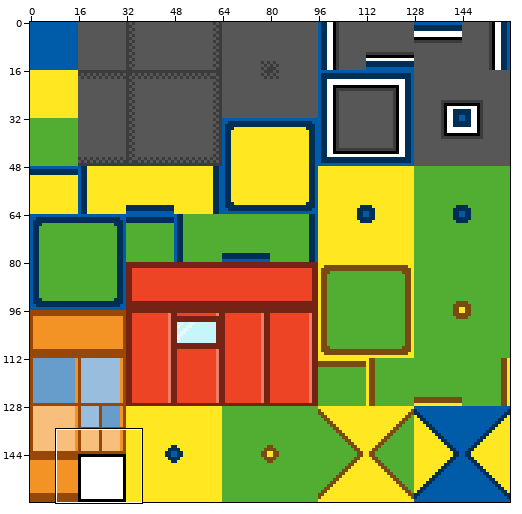
File history of a sprite sheet, island.png. The first picture is a wide view before the edit; the outline marks the close-up.
Close-up. Old version:
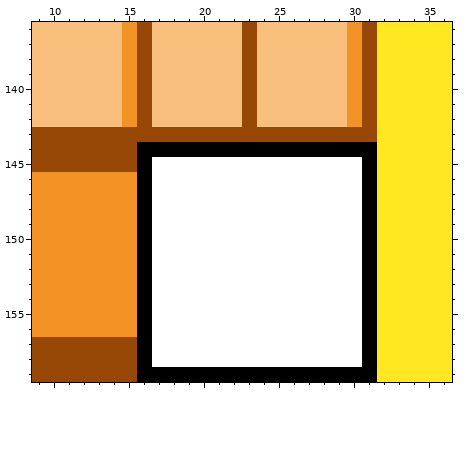
The file is 160x160 pixels. Shown: x 9..36, y 136..159.
Now the later version:
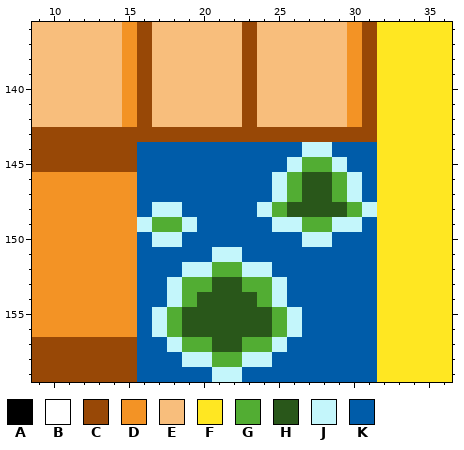
Palette (. is transparent): A #000000  B #ffffff  C #984806  D #f39325  E #f8be7c  F #ffe722  G #52ad33  H #29571a  J #c4f6fb  K #005ca9
What changed:
y 144: x 16..31 AAAAAAAAAAAAAAAA -> KKKKKKKKKKKJJKKK
y 145: x 16..31 ABBBBBBBBBBBBBBA -> KKKKKKKKKKJGGJKK
y 146..147: x 16..31 ABBBBBBBBBBBBBBA -> KKKKKKKKKJGHHGJK
y 148: x 16..31 ABBBBBBBBBBBBBBA -> KJJKKKKKJGHHHHGJ
y 149: x 16..31 ABBBBBBBBBBBBBBA -> JGGJKKKKKJJGGJJK
y 150: x 16..31 ABBBBBBBBBBBBBBA -> KJJKKKKKKKKJJKKK
y 151: x 16..31 ABBBBBBBBBBBBBBA -> KKKKKJJKKKKKKKKK
y 152: x 16..31 ABBBBBBBBBBBBBBA -> KKKJJGGJJKKKKKKK
y 153: x 16..31 ABBBBBBBBBBBBBBA -> KKJGGHHGGJKKKKKK
y 154: x 16..31 ABBBBBBBBBBBBBBA -> KKJGHHHHGJKKKKKK
y 155..156: x 16..31 ABBBBBBBBBBBBBBA -> KJGHHHHHHGJKKKKK
y 157: x 16..31 ABBBBBBBBBBBBBBA -> KKJGGHHGGJKKKKKK
y 158: x 16..31 ABBBBBBBBBBBBBBA -> KKKJJGGJJKKKKKKK
y 159: x 16..31 AAAAAAAAAAAAAAAA -> KKKKKJJKKKKKKKKK
Pixel boxes of the changes (left, top, right, bottom) in both close-ups:
changed: (137, 142, 377, 382)
